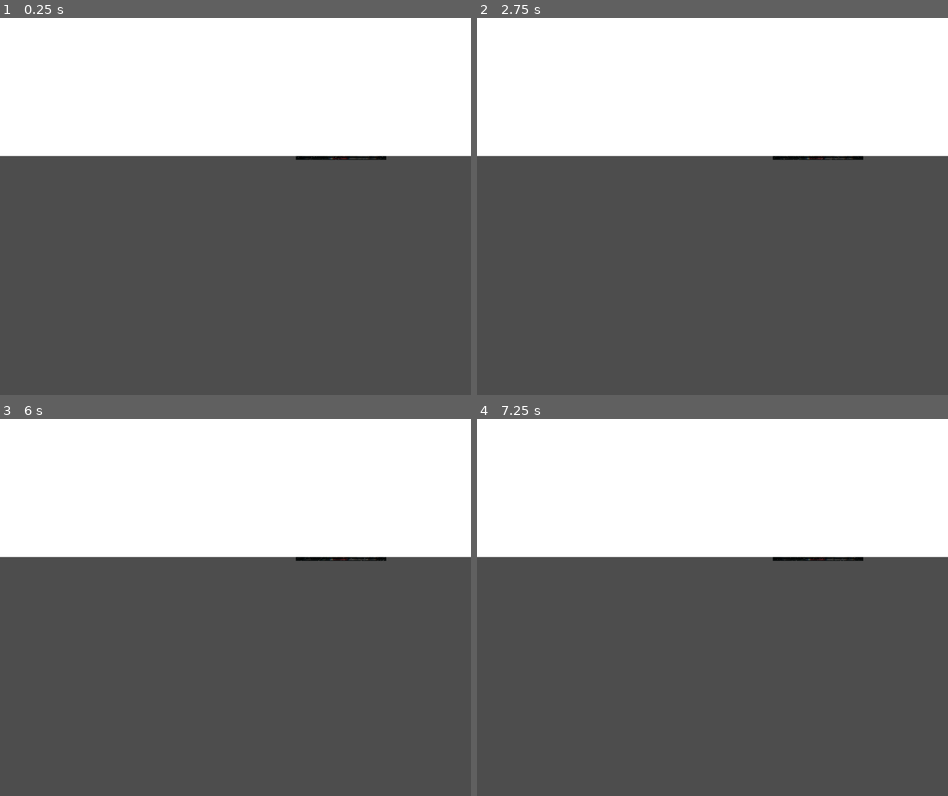
Above: before the commit, frames 1-4 (two rows, left to right).
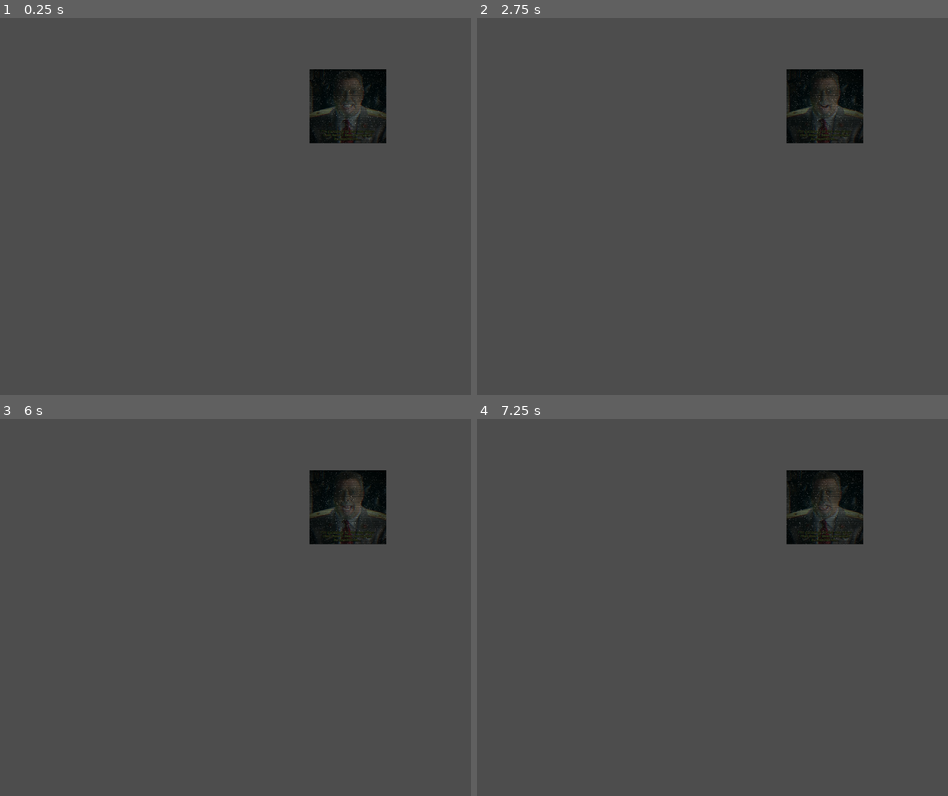
Above: after the commit, the same moments.

Repository: meshchaninov/SGJ-game-2
Game: Godot game, scene res://scenes/cameraView/cameraView.tscn
Two runs of this game, one before a commit and one after it. Both use one fixed random seed, a clock stepped at 60 frames per second and the inputs below. The project has no main scene, so this scene is started directly.
Inputs:
- Up to frame 1 (0.25 s): no input
- Up to frame 2 (2.75 s): no input
- Up to frame 3 (6 s): tap Enter at 3.5 s
- Up to frame 4 (7.25 s): no input

The runs differ from the first frame. In frame 1, 37% of the frame differs, in the area x 0-100%, y 0-38%; in frame 2, 37%; in frame 3, 37%; in frame 4, 37%.

Commit message:
fix cameraView

Diff:
--- a/scenes/cameraView/cameraView.tscn
+++ b/scenes/cameraView/cameraView.tscn
@@ -707,7 +707,8 @@
 [node name="CameraView" type="Node2D"]
 
 [node name="AnimatedSprite2D" type="AnimatedSprite2D" parent="."]
-position = Vector2(927, 262)
+position = Vector2(945.5, 239.5)
+scale = Vector2(0.849594, 0.817073)
 sprite_frames = SubResource("SpriteFrames_gcf3q")
 animation = &"new_animation"
 script = ExtResource("2_wogd8")
@@ -725,8 +726,10 @@
 anchors_preset = 15
 anchor_right = 1.0
 anchor_bottom = 1.0
-offset_top = -649.0
-offset_bottom = -649.0
+offset_left = -8.0
+offset_top = -1029.0
+offset_right = -8.0
+offset_bottom = -1029.0
 grow_horizontal = 2
 grow_vertical = 2
 metadata/_edit_use_anchors_ = true
